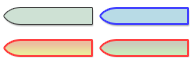
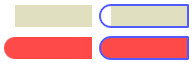
Layer changes from the first 192px x 64px image to the second:
"Error+Selected": opacity 75% → 100%, painted on it over [left=100, top=37, right=188, bottom=59]
"Error": opacity 75% → 100%, painted on it over [left=4, top=37, right=92, bottom=59]
"Selected": opacity 75% → 100%, painted on it over [left=100, top=5, right=188, bottom=27]
"Default": opacity 75% → 100%, painted on it over [left=4, top=5, right=188, bottom=27]
